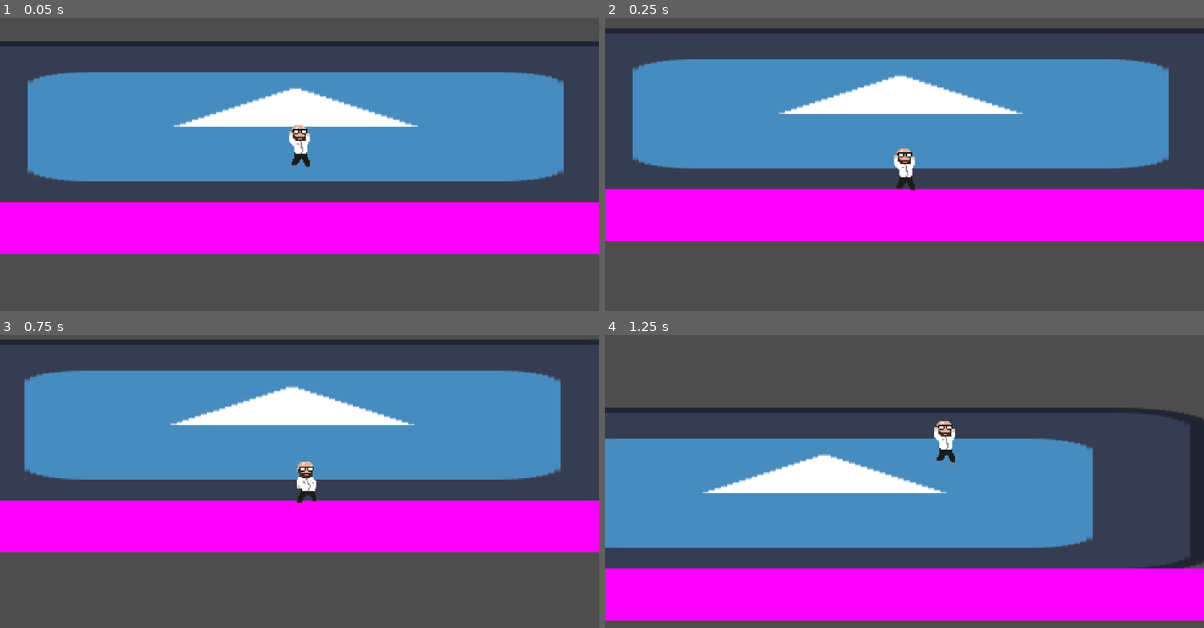
Above: before the commit, frames 1-4 (two rows, left to right).
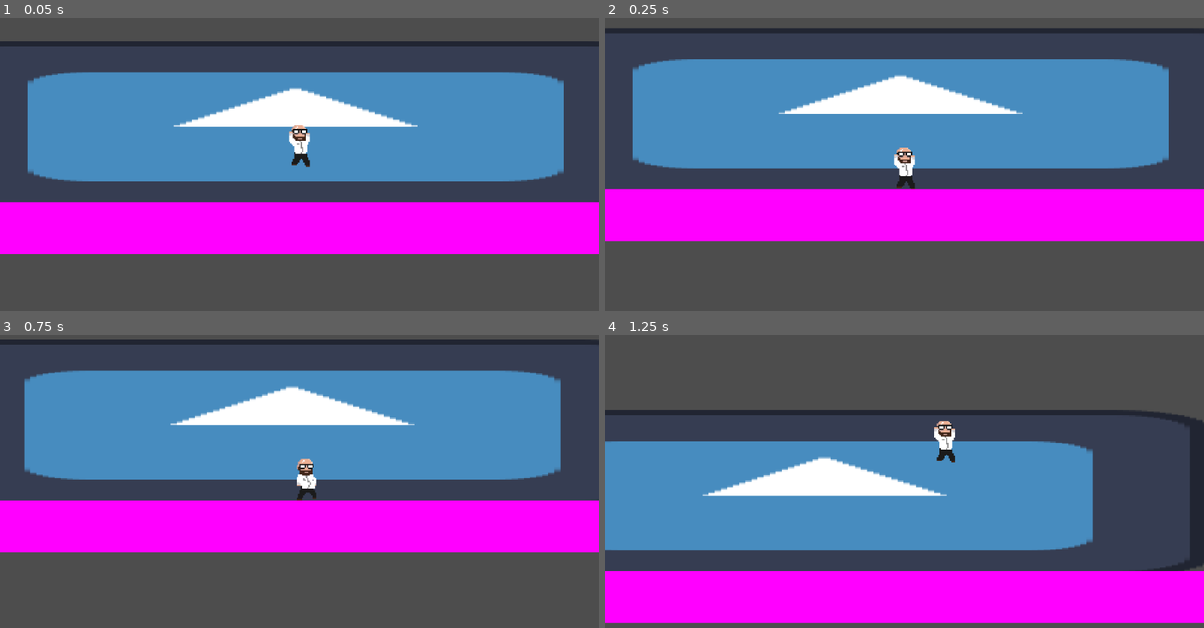
Above: after the commit, the same moments.

Repository: rddtz/training-gj
Game: Godot game, scene res://Scenes/main.tscn
Two runs of this game, one before a commit and one after it. Both use one fixed random seed, a clock stepped at 60 frames per second and the inputs below. The engine's default icon, where the game draws it, is replaced by a stand-in: a white triangle on a blue panel in a dark square.
Inputs:
- Up to frame 1 (0.05 s): no input
- Up to frame 2 (0.25 s): no input
- Up to frame 3 (0.75 s): hold D (moveRight) from 0.53 s (still down); hold U from 0.53 s (still down)
- Up to frame 4 (1.25 s): keep holding D (moveRight); keep holding U; tap Space (jump) at 0.77 s

Frame 1 is identical in both runs. In frame 2, 0.1% of the frame differs, in the area x 48-52%, y 44-59%; in frame 3, 0.3%; in frame 4, 6.1%, in the area x 0-100%, y 24-99%.

Commit message:
inimigo naquelas

Diff:
--- a/Scenes/Killzone.tscn
+++ b/Scenes/Killzone.tscn
@@ -5,9 +5,10 @@
 var glass = preload(\"res://Scenes/glass.tscn\")
 
 func _on_body_entered(body: Node2D) -> void:
-	%Player/killSound.play()
-	Global.create_particles(glass, 1, 1, $\"../Player\".position.x, $\"../Player\".position.y, 0, 0, 0, 0)
-	$Timer.start()
+	if body.name == \"Player\":
+		%Player/killSound.play()
+		Global.create_particles(glass, 1, 1, $\"../Player\".position.x, $\"../Player\".position.y, 0, 0, 0, 0)
+		$Timer.start()
 
 func _on_timer_timeout() -> void:
 	# da reload na cena main
--- a/Scenes/main.tscn
+++ b/Scenes/main.tscn
@@ -1,7 +1,8 @@
-[gd_scene load_steps=4 format=3 uid="uid://bdp6cfevopgjl"]
+[gd_scene load_steps=5 format=3 uid="uid://bdp6cfevopgjl"]
 
 [ext_resource type="PackedScene" uid="uid://by70oltuwycdy" path="res://Scenes/area_de_testes.tscn" id="1_pqa6t"]
 [ext_resource type="PackedScene" uid="uid://bjceaim4xm5wi" path="res://Scenes/player.tscn" id="2_gw71t"]
+[ext_resource type="PackedScene" uid="uid://clyxhwdcfskig" path="res://Scenes/inimigo.tscn" id="3_5ljk4"]
 [ext_resource type="PackedScene" uid="uid://c3i8gm52v0aqp" path="res://Scenes/Killzone.tscn" id="3_x5q7e"]
 
 [node name="Main" type="Node2D"]
@@ -12,6 +13,12 @@
 unique_name_in_owner = true
 position = Vector2(1, -44)
 
+[node name="AnimatedSprite2D" parent="Player" index="0"]
+animation = &"fall"
+
 [node name="Killzone" parent="." instance=ExtResource("3_x5q7e")]
 
+[node name="Inimigo_corajoso" parent="." instance=ExtResource("3_5ljk4")]
+position = Vector2(-45, -43)
+
 [editable path="Player"]
--- a/Scenes/player.tscn
+++ b/Scenes/player.tscn
@@ -82,14 +82,16 @@
 }]
 
 [sub_resource type="CapsuleShape2D" id="CapsuleShape2D_xqa3k"]
-radius = 6.0
+radius = 8.0
+height = 34.0
 
 [node name="Player" type="CharacterBody2D"]
 script = ExtResource("1_f0khx")
 
 [node name="AnimatedSprite2D" type="AnimatedSprite2D" parent="."]
 sprite_frames = SubResource("SpriteFrames_ulg7w")
-animation = &"glasses"
+animation = &"idle"
+autoplay = "idle"
 
 [node name="CollisionShape2D" type="CollisionShape2D" parent="."]
 shape = SubResource("CapsuleShape2D_xqa3k")
--- a/project.godot
+++ b/project.godot
@@ -18,7 +18,7 @@
 [autoload]
 
 Global="*res://Scripts/global.gd"
-Music="*res://Scenes/music.tscn"
+Music="res://Scenes/music.tscn"
 
 [input]
 
